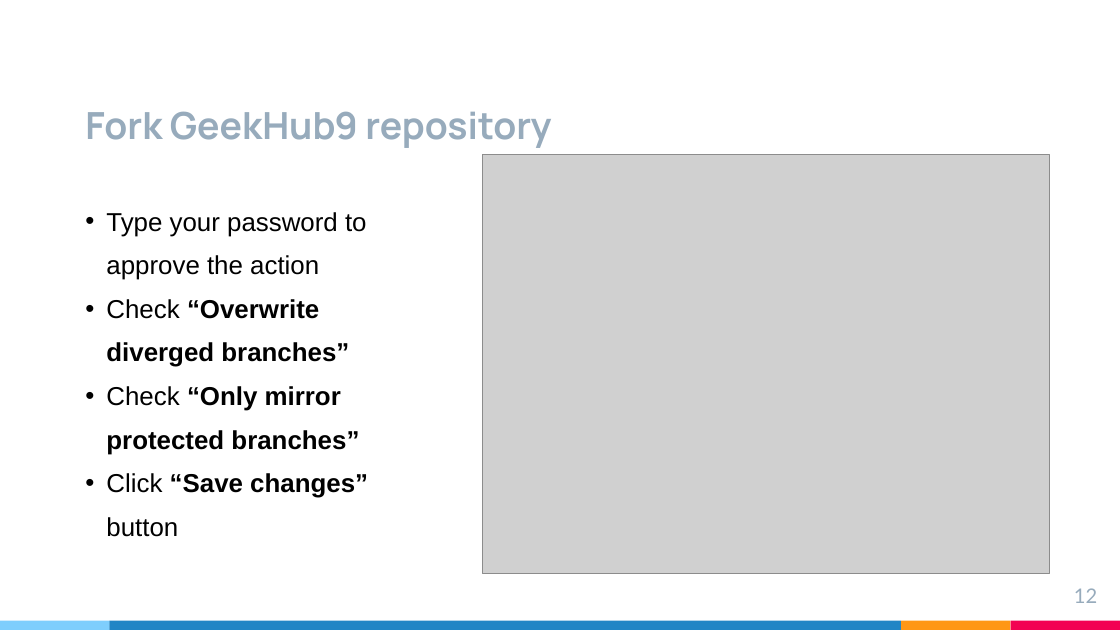
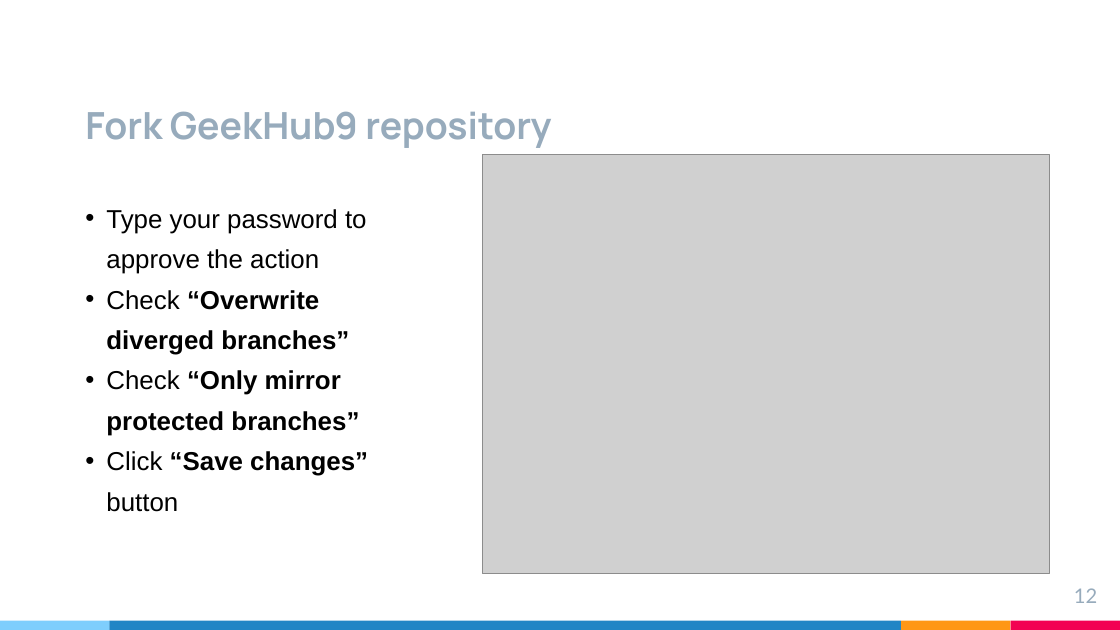
Before and after one commit to brahinets/GeekHub-J4W-9, a slide deck: slide 12 of Lectures/Lesson 01 - Gitlab + Intellij IDEA.pptx. Drawn at 1120x630 pixels with LibreOffice and Linux fonts; fonts in the diff are those of the drawing; grey boxes stand for pictures. Boxes give left, top, right and bottom in pixels: in the first picture for what was removed or moved away, otherwise in the second. Text is boxed around its words. In the diff, an @@ line names an element or a change of style, - is before the commit and + after.

```diff
--- a/Lectures/Lesson 01 - Gitlab + Intellij IDEA.pptx
+++ b/Lectures/Lesson 01 - Gitlab + Intellij IDEA.pptx
@@ text "Type your password to approve ..." at (106,209,368,512): line spacing 1.4 to 1.3 @@
```
Also in this commit, not shown: 3 other slides changed.
